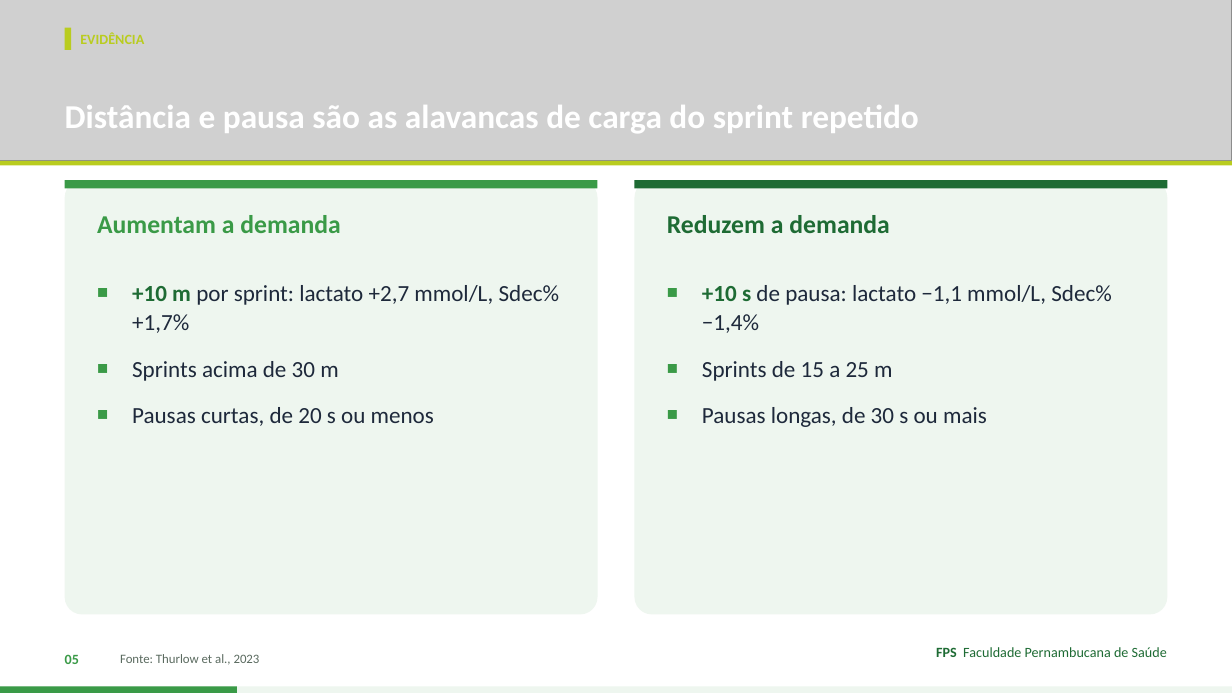
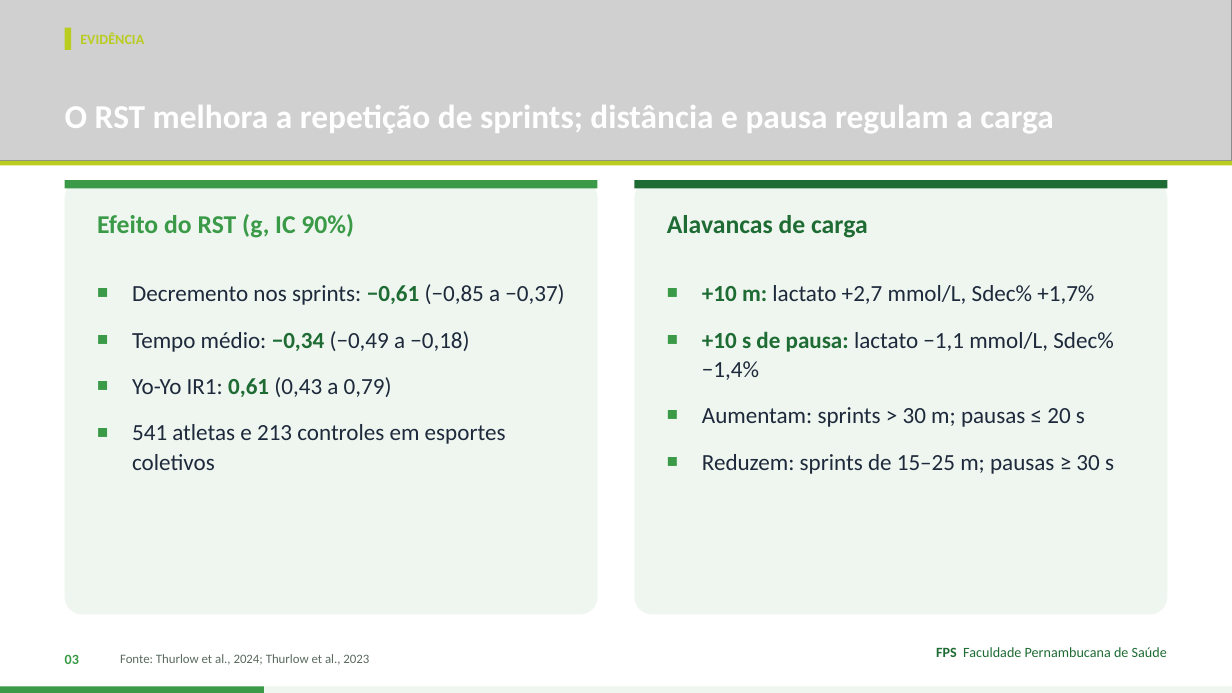
Before and after one commit to Institutomoraisandrade/CRM, a slide deck: slide 3 of trabalho-fps/trabalhos/2026-11-11-handebol-rsa/apresentacao.pptx (slide 5 before the commit). Drawn at 1232x693 pixels with LibreOffice and Linux fonts; fonts in the diff are those of the drawing; grey boxes stand for pictures. Boxes give left, top, right and bottom in pixels: in the first picture for what was removed or moved away, otherwise in the second. Text is boxed around its words. In the diff, an @@ line names an element or a change of style, - is before the commit and + after.

```diff
--- a/trabalho-fps/trabalhos/2026-11-11-handebol-rsa/apresentacao.pptx
+++ b/trabalho-fps/trabalhos/2026-11-11-handebol-rsa/apresentacao.pptx
@@ text at [65, 105, 1053, 133]: text changed @@
-Distância e pausa são as alavancas de carga do sprint repetido
+O RST melhora a repetição de sprints; distância e pausa regulam a carga
@@ text at [97, 214, 354, 238]: text changed @@
-Aumentam a demanda
+Efeito do RST (g, IC 90%)
@@ text at [667, 215, 868, 238]: text changed @@
-Reduzem a demanda
+Alavancas de carga
@@ text at [132, 284, 564, 470]: text changed @@
-■ +10 m por sprint: lactato +2,7 mmol/L, Sdec% +1,7%
-■ Sprints acima de 30 m
-■ Pausas curtas, de 20 s ou menos
+■ Decremento nos sprints: −0,61 (−0,85 a −0,37)
+■ Tempo médio: −0,34 (−0,49 a −0,18)
+■ Yo-Yo IR1: 0,61 (0,43 a 0,79)
+■ 541 atletas e 213 controles em esportes coletivos
@@ text at [702, 285, 1094, 304]: paragraph added @@
+■ +10 m: lactato +2,7 mmol/L, Sdec% +1,7%
@@ text at [702, 331, 1113, 380]: text colour #1E293B to #1E6B34, bold on in "de pausa:" @@
@@ text at [702, 407, 1114, 474]: text changed @@
-■ Sprints de 15 a 25 m
-■ Pausas longas, de 30 s ou mais
+■ Aumentam: sprints > 30 m; pausas ≤ 20 s
+■ Reduzem: sprints de 15–25 m; pausas ≥ 30 s
@@ text at [65, 654, 79, 664]: text changed @@
-05
+03
@@ text at [120, 654, 369, 665]: text changed @@
-Fonte: Thurlow et al., 2023
+Fonte: Thurlow et al., 2024; Thurlow et al., 2023
@@ rectangle: place and size @@
-rectangle at [0, 687, 237, 693]
+rectangle at [0, 687, 264, 693]
```
Also in this commit, not shown: 12 other slides changed, 1 slide added, 15 slides removed, 4 other files.
